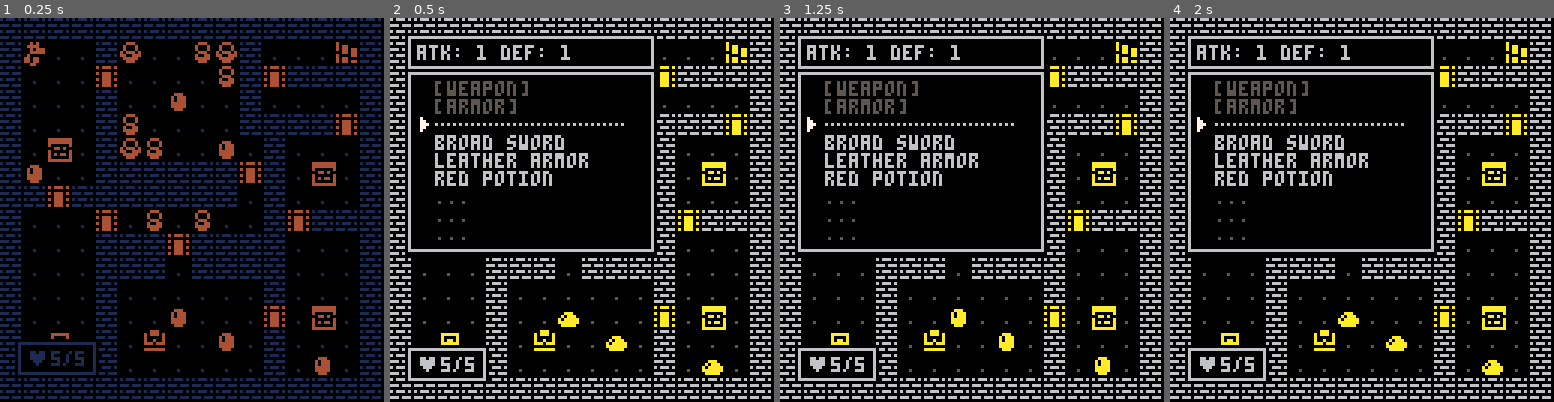
Above: before the commit, frames 1-4 (left to right).
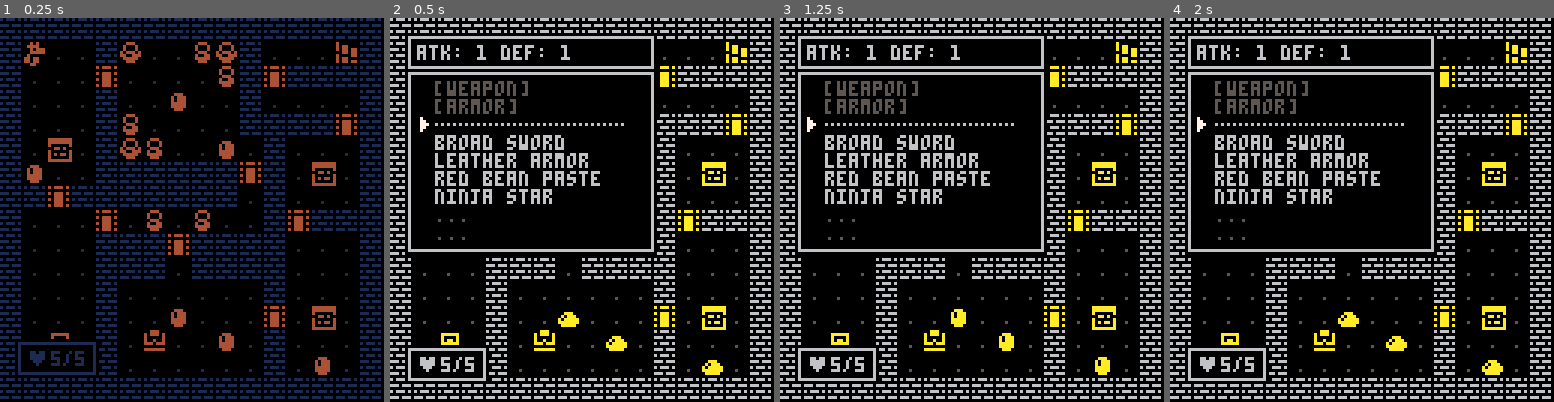
Above: after the commit, the same moments.

Repository: joeygibson/pico-8
Game: PICO-8 cartridge pork.p8
The game is run twice, just before and just after one commit, with the same random seed, the same clock (stepped at 60 frames per second) and the same inputs.
Inputs:
- Up to frame 1 (0.25 s): no input
- Up to frame 2 (0.5 s): tap X (X key) at 0.33 s
- Up to frame 3 (1.25 s): tap O (Z key) at 0.7 s; tap X (X key) at 1.07 s
- Up to frame 4 (2 s): hold Right from 1.6 s (still down); tap O (Z key) at 1.7 s; tap X (X key) at 1.85 s

Frame 1 is identical in both runs. In frame 2, 1.1% of the frame differs, in the area x 11-55%, y 39-49%; in frame 3, 1.1%; in frame 4, 1.1%.

Commit message:
pork: use item menu

Diff:
--- a/pork.p8
+++ b/pork.p8
@@ -11,7 +11,8 @@
 	mob_atk={1,1}
 	mob_hp={5,2}
 	mob_los={4,4}
-	itm_name={"broad sword","leather armor","red potion"}
+	itm_name={"broad sword","leather armor","red bean paste","ninja star"}
+	itm_type={"wep","arm","fud","thr"}
 	_upd=update_game
 	_drw=draw_game
 	debug={}
@@ -60,6 +61,7 @@
 	take_item(1)
 	take_item(2)
 	take_item(3)
+	take_item(4)
 	wind={}
 	float={}
 	talk_wind=nil
@@ -86,11 +88,22 @@
 end
 
 function update_inv()
-	move_mnu(inv_wind)
+	move_mnu(cur_wind)
 	if btnp(4) then
-		_upd=update_game
-		inv_wind.dur=0
-		stat_wind.dur=0
+		if cur_wind==inv_wind then
+			_upd=update_game
+			inv_wind.dur=0
+			stat_wind.dur=0
+		elseif cur_wind==use_wind then
+			use_wind.dur=0
+			cur_wind=inv_wind
+		end
+	elseif btnp(5) then
+		if cur_wind==inv_wind and inv_wind.cur!=3 then
+			show_use()
+		elseif cur_wind==use_wind then
+			-- use window confirm
+		end
 	end
 end
 
@@ -631,6 +644,27 @@
 	inv_wind.col=col
 
 	stat_wind=add_wind(5,5,84,13,{"atk: 1 def: 1"})
+	cur_wind=inv_wind
+end
+
+function show_use()
+	local itm=inv_wind.cur<3 and eqp[inv_wind.cur] or inv[inv_wind.cur-3]
+	if not itm then return end
+	local typ,txt=itm_type[itm],{}
+	if typ=="wep" or typ=="arm" then
+		add(txt,"equip")
+	end
+	if typ=="fud" then
+		add(txt,"eat")
+	end
+	if typ=="thr" or typ=="fud" then
+		add(txt,"throw")
+	end
+	add(txt,"trash")
+
+	use_wind=add_wind(84,inv_wind.cur*6+11,36,7+#txt*6,txt)
+	use_wind.cur=1
+	cur_wind=use_wind
 end
 
 -->8
